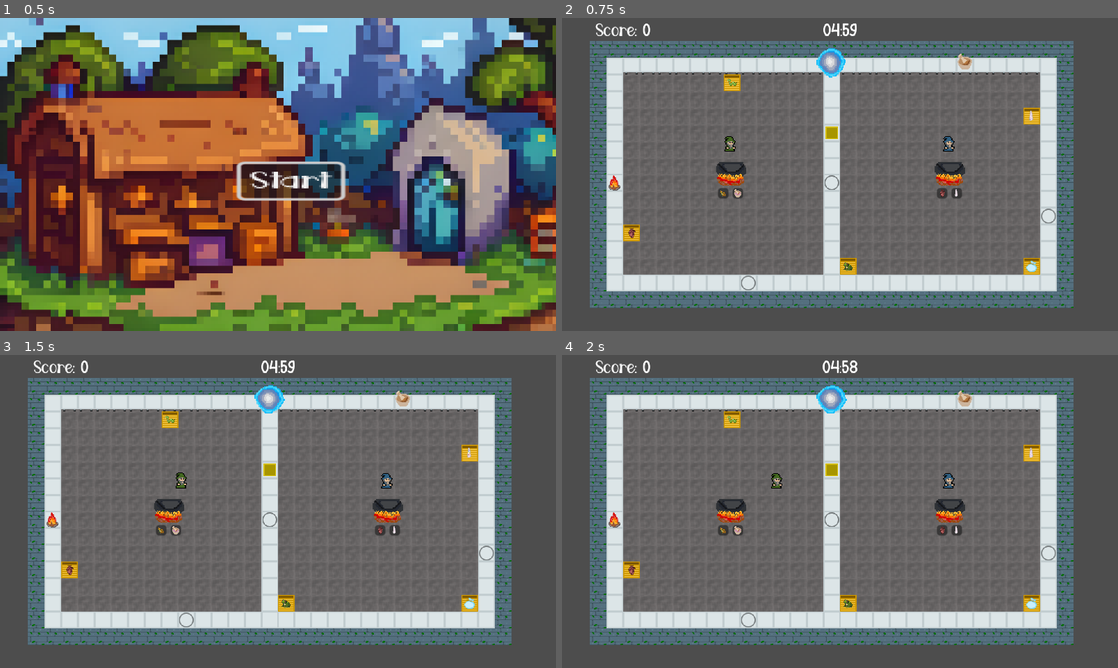
Above: before the commit, frames 1-4 (two rows, left to right).
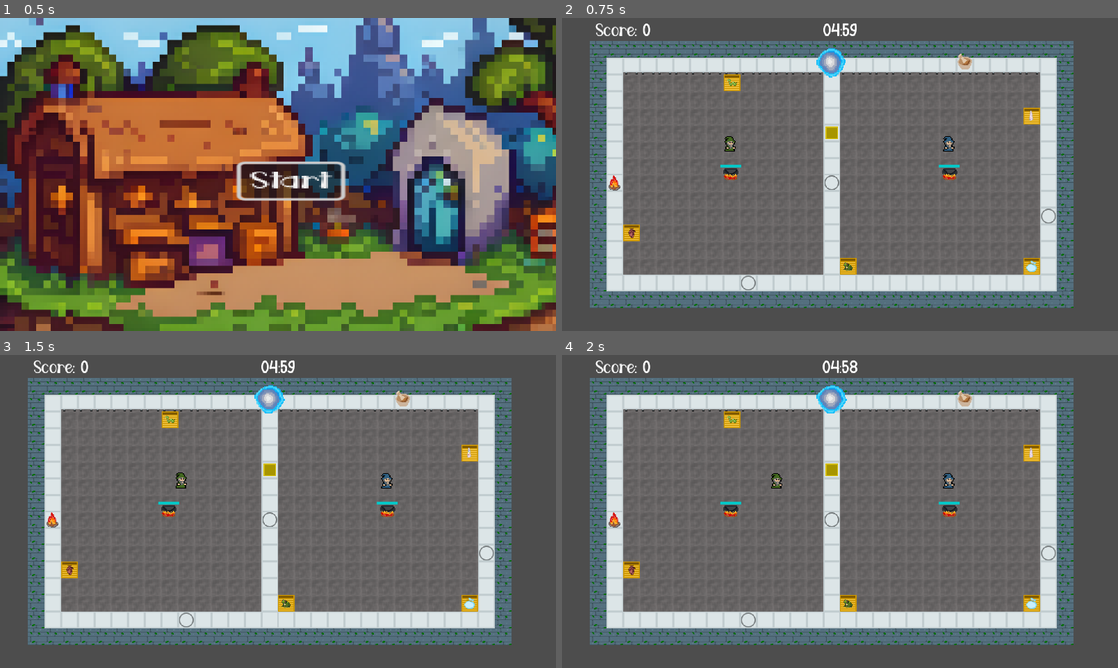
Above: after the commit, the same moments.

Repository: noriakisana/frankengamejam-2023
Game: Godot game, scene res://mainmenu/mainmenu.tscn
Same seed, same stepped clock (60 frames per second), same inputs: the game is played once before the commit and once after it.
Inputs:
- Up to frame 1 (0.5 s): no input
- Up to frame 2 (0.75 s): click "Start" at 0.5 s
- Up to frame 3 (1.5 s): tap Enter (interact_p2) at 1.25 s; hold D (walk_right_p1) from 1.28 s (still down); tap E (interact_p1) at 1.35 s
- Up to frame 4 (2 s): keep holding D (walk_right_p1)

Frame 1 is identical in both runs. In frame 2, 0.9% of the frame differs, in the area x 27-73%, y 46-58%; in frame 3, 0.9%; in frame 4, 0.9%.

Commit message:
cauldron new

Diff:
--- /dev/null
+++ b/cauldrons/caldron_on_fire.gd
@@ -0,0 +1,76 @@
+extends Sprite2D
+
+class_name Cauldron
+
+@export var interaction_distance : float = 64
+@export var processing_time = 5
+
+@onready var player_1 : Player = get_tree().get_first_node_in_group("player")
+@onready var player_2 : Player = get_tree().get_nodes_in_group("player")[1]
+
+@onready var container = $Control/HBoxContainer
+
+@onready var recipe_panel : PackedScene = preload("res://cauldrons/recipe_panel/RecipePanel.tscn")
+
+var is_processing = false
+
+var recipe = []
+
+func _ready():
+	player_1.interacted.connect(interact)
+	player_2.interacted.connect(interact)
+
+	generate_recipe()
+
+func interact(is_player_1 : bool, player_useable : Useable):
+	var player : Player
+	var distance_to_player : float
+	if is_player_1:
+		player = player_1
+		var vec_to_player_1 : Vector2 = player_1.position - position
+		distance_to_player = vec_to_player_1.length()
+	else:
+		player = player_2
+		var vec_to_player_2 : Vector2 = player_2.position - position
+		distance_to_player = vec_to_player_2.length()
+
+	if distance_to_player <= interaction_distance:
+		if is_processing: # currently cooking a potion
+			return
+		if !player_useable: # player is nothing holding in hand
+			return
+		if !player_useable is Potion:
+			pass
+		if is_needed_for_recipe(player_useable):
+			var useable_from_player = player.lose_useable()
+			remove_from_recipe(useable_from_player)
+			print(recipe)
+
+func generate_recipe():
+	recipe = [
+		load("res://ingredients/snake/snake.tres"),
+		load("res://ingredients/dragonheart/dragonheart.tres")
+	]
+
+	for child in container.get_children():
+		child.queue_free()
+
+	"""
+	for r in recipe:
+		var rp = recipe_panel.instantiate()
+		rp.get_node("Ingredient").texture = r.get_scene().get_root().texture
+		container.add_node(rp)
+	"""
+
+func is_needed_for_recipe(ingredient : Ingredient):
+	var recipe_types = []
+	for r in recipe:
+		recipe_types.append(r.type)
+
+	return recipe_types.has(ingredient.type)
+
+func remove_from_recipe(ingredient : Ingredient):
+	for r in recipe:
+		if ingredient.type == r.type:
+			recipe.erase(r)
+			break
--- /dev/null
+++ b/cauldrons/caldron_on_fire.tscn
@@ -0,0 +1,96 @@
+[gd_scene load_steps=7 format=3 uid="uid://dwbtiapktvd17"]
+
+[ext_resource type="Texture2D" uid="uid://k8k5pna5sd8o" path="res://cauldrons/caldron_on_fire.png" id="1_vt0dd"]
+[ext_resource type="Script" path="res://cauldrons/caldron_on_fire.gd" id="1_xw0hb"]
+
+[sub_resource type="RectangleShape2D" id="RectangleShape2D_40mlm"]
+size = Vector2(29, 12)
+
+[sub_resource type="Animation" id="Animation_s8qjd"]
+resource_name = "caldron_on_fire_animation"
+length = 0.30001
+loop_mode = 1
+tracks/0/type = "value"
+tracks/0/imported = false
+tracks/0/enabled = true
+tracks/0/path = NodePath("..:frame")
+tracks/0/interp = 1
+tracks/0/loop_wrap = true
+tracks/0/keys = {
+"times": PackedFloat32Array(0, 0.1, 0.2),
+"transitions": PackedFloat32Array(1, 1, 1),
+"update": 1,
+"values": [0, 1, 2]
+}
+
+[sub_resource type="Animation" id="Animation_r5spk"]
+resource_name = "incompatible_animation"
+length = 0.8
+step = 0.05
+tracks/0/type = "value"
+tracks/0/imported = false
+tracks/0/enabled = true
+tracks/0/path = NodePath(".:rotation")
+tracks/0/interp = 1
+tracks/0/loop_wrap = true
+tracks/0/keys = {
+"times": PackedFloat32Array(0, 0.05, 0.1, 0.15, 0.2, 0.25, 0.3, 0.35, 0.4, 0.45, 0.5, 0.55, 0.6, 0.65, 0.7, 0.75),
+"transitions": PackedFloat32Array(1, 1, 1, 1, 1, 1, 1, 1, 1, 1, 1, 1, 1, 1, 1, 1),
+"update": 0,
+"values": [0.174533, 0.349066, 0.174533, 0.0, -0.174533, -0.349066, -0.174533, 0.0, 0.174533, 0.349066, 0.174533, 0.0, -0.174533, -0.349066, -0.174533, 0.0]
+}
+
+[sub_resource type="AnimationLibrary" id="AnimationLibrary_jp6iy"]
+_data = {
+"caldron_on_fire_animation": SubResource("Animation_s8qjd"),
+"incompatible_animation": SubResource("Animation_r5spk")
+}
+
+[node name="caldron_on_fire" type="Sprite2D"]
+texture = ExtResource("1_vt0dd")
+vframes = 3
+script = ExtResource("1_xw0hb")
+
+[node name="StaticBody2d" type="StaticBody2D" parent="."]
+
+[node name="CollisionShape2D" type="CollisionShape2D" parent="StaticBody2d"]
+position = Vector2(0.5, 6)
+shape = SubResource("RectangleShape2D_40mlm")
+
+[node name="AnimationPlayer" type="AnimationPlayer" parent="."]
+root_node = NodePath("../StaticBody2d")
+libraries = {
+"": SubResource("AnimationLibrary_jp6iy")
+}
+
+[node name="ProcessTimer" type="Timer" parent="."]
+one_shot = true
+
+[node name="ProgressBar" type="ColorRect" parent="."]
+anchors_preset = 5
+anchor_left = 0.5
+anchor_right = 0.5
+offset_left = -36.0
+offset_top = -19.0
+offset_right = 4.0
+offset_bottom = -14.0
+grow_horizontal = 2
+size_flags_horizontal = 4
+color = Color(0, 0.780392, 0.780392, 1)
+
+[node name="Control" type="Control" parent="."]
+layout_mode = 3
+anchors_preset = 0
+offset_left = -20.0
+offset_top = 1.0
+offset_right = 20.0
+offset_bottom = 10.0
+
+[node name="HBoxContainer" type="HBoxContainer" parent="Control"]
+layout_mode = 0
+offset_top = 12.0
+offset_right = 40.0
+offset_bottom = 22.0
+alignment = 1
+
+[connection signal="timeout" from="ProcessTimer" to="." method="_on_process_timer_timeout"]
--- a/equipment/caldron_on_fire/recipe_panel/RecipePanel.tscn
+++ b/cauldrons/recipe_panel/RecipePanel.tscn
@@ -1,6 +1,6 @@
 [gd_scene load_steps=2 format=3 uid="uid://toy0swexrj4e"]
 
-[ext_resource type="Script" path="res://equipment/caldron_on_fire/recipe_panel/recipe_panel.gd" id="1_adejp"]
+[ext_resource type="Script" path="res://cauldrons/recipe_panel/recipe_panel.gd" id="1_hphmb"]
 
 [node name="RecipePanel" type="Panel"]
 custom_minimum_size = Vector2(10, 5)
@@ -12,7 +12,7 @@
 offset_bottom = -1075.0
 grow_horizontal = 2
 grow_vertical = 2
-script = ExtResource("1_adejp")
+script = ExtResource("1_hphmb")
 
 [node name="Ingredient" type="TextureRect" parent="."]
 layout_mode = 0
--- a/equipment/caldron_on_fire/caldron_on_fire.gd
+++ /dev/null
@@ -1,107 +0,0 @@
-extends Equipment
-
-class_name caldron_on_fire
-
-@export var processing_time = 5
-var ingredients = []
-
-
-@onready var panel_template = preload("res://equipment/caldron_on_fire/recipe_panel/RecipePanel.tscn")
-
-@onready var container = $Control/HBoxContainer
-
-
-func _ready():
-	super()
-	new_recipe()
-
-	$ProgressBar.visible = false
-
-	#var texture_rect = TextureRect.new()
-	#texture_rect.texture = load("res://ingredients/unicorn/unicorn1.png")
-
-func show_recipe():
-	for item_type in recipe:
-		var ingredient = panel_template.instantiate()
-		ingredient.type = item_type
-		var texture_rect = ingredient.get_child(0)
-		texture_rect.set_texture(get_ingredient_img(item_type))
-
-		container.add_child(ingredient)
-
-
-
-
-func get_ingredient_img(ingredient_type: Type):
-	if ingredient_type == Ingredient.Type.FAIRYDUST:
-		return load("res://ingredients/fairydust/fairydust.png")
-	elif ingredient_type == Ingredient.Type.UNICORN:
-		return load("res://ingredients/unicorn/unicorn1.png")
-	elif ingredient_type == Ingredient.Type.GRINDED_UNICORN:
-		return load("res://ingredients/grinded_unicorn/grinded_unicorn.png")
-	elif ingredient_type == Ingredient.Type.FROG:
-		return load("res://ingredients/frog/frog.png")
-	elif ingredient_type == Ingredient.Type.FRIED_FROG:
-		return load("res://ingredients/fried_frog/fried_frog.png")
-	elif ingredient_type == Ingredient.Type.HEART:
-		return load("res://ingredients/dragonheart/dragonheart.png")
-	elif ingredient_type == Ingredient.Type.SNAKE:
-		return load("res://ingredients/snake/snake.png")
-	elif ingredient_type == Ingredient.Type.CHOPPED_HEART:
-		return load("res://ingredients/dragonheartslices/dragonheartslices.png")
-	elif ingredient_type == Ingredient.Type.FRIED_SNAKE:
-		return load("res://ingredients/fried_snake/fried_snake.png")
-
-
-func _process(delta):
-	super(delta)
-	if is_processing:
-		var bar_width = ((processing_time - $ProcessTimer.time_left) / processing_time) * 40.0
-		$ProgressBar.size.x = bar_width
-
-
-func is_compatible(useable : Useable):
-	return recipe.has(useable.type)
-
-func new_recipe():
-	recipeSize = recipe.size()
-	recipe.clear()
-	var num = randi_range(1,3)
-	var item
-	for i in range(num):
-		item = randi() % Ingredient.ingredients.size()
-		recipe.append(Ingredient.ingredients[item])
-	show_recipe()
-
-
-func process_potion():
-	is_processing = true
-	$ProgressBar.visible = true
-	$ProcessTimer.wait_time = processing_time
-	$ProcessTimer.start()
-	$AnimationPlayer.play("caldron_on_fire_animation")
-
-func start_processing():
-
-	var fullfilled = true
-	for ingredient in recipe:
-		if !ingredients.has(ingredient):
-			fullfilled = false
-	if fullfilled:
-		new_recipe()
-		process_potion()
-
-func item_added_to_caldron(type: Type):
-	for panel in container.get_children():
-		if type == panel.type:
-			container.remove_child(panel)
-			break
-
-func _on_process_timer_timeout():
-		placed_useable = load("res://traenke/trank_green/green_potion.tres")
-		useable_node = placed_useable.get_scene()
-		useable_node.scale = Vector2(0.7, 0.7)
-		add_child(useable_node)
-		is_processing = false
-		$ProgressBar.visible = false
-		$AnimationPlayer.stop()
--- a/equipment/caldron_on_fire/caldron_on_fire.tscn
+++ /dev/null
@@ -1,96 +0,0 @@
-[gd_scene load_steps=7 format=3 uid="uid://dwbtiapktvd17"]
-
-[ext_resource type="Texture2D" uid="uid://b4v888woome6q" path="res://equipment/caldron_on_fire/caldron_on_fire.png" id="1_vt0dd"]
-[ext_resource type="Script" path="res://equipment/caldron_on_fire/caldron_on_fire.gd" id="1_xw0hb"]
-
-[sub_resource type="RectangleShape2D" id="RectangleShape2D_40mlm"]
-size = Vector2(29, 12)
-
-[sub_resource type="Animation" id="Animation_s8qjd"]
-resource_name = "caldron_on_fire_animation"
-length = 0.30001
-loop_mode = 1
-tracks/0/type = "value"
-tracks/0/imported = false
-tracks/0/enabled = true
-tracks/0/path = NodePath("..:frame")
-tracks/0/interp = 1
-tracks/0/loop_wrap = true
-tracks/0/keys = {
-"times": PackedFloat32Array(0, 0.1, 0.2),
-"transitions": PackedFloat32Array(1, 1, 1),
-"update": 1,
-"values": [0, 1, 2]
-}
-
-[sub_resource type="Animation" id="Animation_r5spk"]
-resource_name = "incompatible_animation"
-length = 0.8
-step = 0.05
-tracks/0/type = "value"
-tracks/0/imported = false
-tracks/0/enabled = true
-tracks/0/path = NodePath(".:rotation")
-tracks/0/interp = 1
-tracks/0/loop_wrap = true
-tracks/0/keys = {
-"times": PackedFloat32Array(0, 0.05, 0.1, 0.15, 0.2, 0.25, 0.3, 0.35, 0.4, 0.45, 0.5, 0.55, 0.6, 0.65, 0.7, 0.75),
-"transitions": PackedFloat32Array(1, 1, 1, 1, 1, 1, 1, 1, 1, 1, 1, 1, 1, 1, 1, 1),
-"update": 0,
-"values": [0.174533, 0.349066, 0.174533, 0.0, -0.174533, -0.349066, -0.174533, 0.0, 0.174533, 0.349066, 0.174533, 0.0, -0.174533, -0.349066, -0.174533, 0.0]
-}
-
-[sub_resource type="AnimationLibrary" id="AnimationLibrary_jp6iy"]
-_data = {
-"caldron_on_fire_animation": SubResource("Animation_s8qjd"),
-"incompatible_animation": SubResource("Animation_r5spk")
-}
-
-[node name="caldron_on_fire" type="Sprite2D"]
-texture = ExtResource("1_vt0dd")
-vframes = 3
-script = ExtResource("1_xw0hb")
-
-[node name="StaticBody2d" type="StaticBody2D" parent="."]
-
-[node name="CollisionShape2D" type="CollisionShape2D" parent="StaticBody2d"]
-position = Vector2(0.5, 6)
-shape = SubResource("RectangleShape2D_40mlm")
-
-[node name="AnimationPlayer" type="AnimationPlayer" parent="."]
-root_node = NodePath("../StaticBody2d")
-libraries = {
-"": SubResource("AnimationLibrary_jp6iy")
-}
-
-[node name="ProcessTimer" type="Timer" parent="."]
-one_shot = true
-
-[node name="ProgressBar" type="ColorRect" parent="."]
-anchors_preset = 5
-anchor_left = 0.5
-anchor_right = 0.5
-offset_left = -36.0
-offset_top = -19.0
-offset_right = 4.0
-offset_bottom = -14.0
-grow_horizontal = 2
-size_flags_horizontal = 4
-color = Color(0, 0.780392, 0.780392, 1)
-
-[node name="Control" type="Control" parent="."]
-layout_mode = 3
-anchors_preset = 0
-offset_left = -20.0
-offset_top = 1.0
-offset_right = 20.0
-offset_bottom = 10.0
-
-[node name="HBoxContainer" type="HBoxContainer" parent="Control"]
-layout_mode = 0
-offset_top = 12.0
-offset_right = 40.0
-offset_bottom = 22.0
-alignment = 1
-
-[connection signal="timeout" from="ProcessTimer" to="." method="_on_process_timer_timeout"]
--- a/equipment/caldron_on_fire/caldron_on_fire_left.gd
+++ /dev/null
@@ -1,7 +0,0 @@
-extends caldron_on_fire
-
-class_name caldron_on_fire_left
-
-func _ready():
-	recipeSize = recipe.size()
-	super()
--- a/equipment/caldron_on_fire/caldron_on_fire_right.gd
+++ /dev/null
@@ -1,7 +0,0 @@
-extends caldron_on_fire
-
-class_name caldron_on_fire_right
-
-func _ready():
-	recipeSize = recipe.size()
-	super()
--- a/ingredients/ingredient.gd
+++ b/ingredients/ingredient.gd
@@ -12,8 +12,8 @@
 	SNAKE,
 	CHOPPED_HEART,
 	FRIED_SNAKE
-}# Always add items to Type and ingredients, and add png in caldron_on_fire if-statement
-const ingredients = [Type.FAIRYDUST, Type.UNICORN,Type.GRINDED_UNICORN, Type.FROG, Type.FRIED_FROG, Type.HEART, Type.SNAKE, Type.CHOPPED_HEART, Type.FRIED_SNAKE]
+}
+
 @export var type : Type
 
 func get_scene():
--- a/main.tscn
+++ b/main.tscn
@@ -12,13 +12,11 @@
 [ext_resource type="PackedScene" uid="uid://b0qqscc3yl72j" path="res://bins/bin.tscn" id="7_ui7ao"]
 [ext_resource type="PackedScene" uid="uid://dbg04egj6hkiu" path="res://equipment/fireplace/fireplace.tscn" id="8_8rbuo"]
 [ext_resource type="PackedScene" uid="uid://djphhge7lb61q" path="res://equipment/mortar/mortar.tscn" id="11_s1vc2"]
-[ext_resource type="PackedScene" uid="uid://dwbtiapktvd17" path="res://equipment/caldron_on_fire/caldron_on_fire.tscn" id="12_y8u6k"]
-[ext_resource type="Script" path="res://equipment/caldron_on_fire/caldron_on_fire_left.gd" id="13_20xda"]
+[ext_resource type="PackedScene" uid="uid://dwbtiapktvd17" path="res://cauldrons/caldron_on_fire.tscn" id="12_y8u6k"]
 [ext_resource type="Script" path="res://score.gd" id="13_dmlrm"]
 [ext_resource type="PackedScene" uid="uid://cs5xf0xnx3rqd" path="res://equipment/portal/portal.tscn" id="13_oyv04"]
-[ext_resource type="Script" path="res://equipment/caldron_on_fire/caldron_on_fire_right.gd" id="14_6jdh6"]
 [ext_resource type="Script" path="res://ingredients/ingredient.gd" id="14_y6fyp"]
-[ext_resource type="FontFile" uid="uid://dak3jql4a10vs" path="res://fonts/Antique Witch.otf" id="17_2xx80"]
+[ext_resource type="FontFile" uid="uid://b6hvtrvitp100" path="res://fonts/Antique Witch.otf" id="17_2xx80"]
 
 [sub_resource type="TileSetAtlasSource" id="TileSetAtlasSource_0v1r0"]
 texture = ExtResource("1_l7bjk")
@@ -125,16 +123,6 @@
 [node name="Mortar" parent="YSortStuff/Equipments" instance=ExtResource("11_s1vc2")]
 position = Vector2(240, -216)
 
-[node name="CaldronLeft" parent="YSortStuff/Equipments" instance=ExtResource("12_y8u6k")]
-position = Vector2(-210, 0)
-scale = Vector2(2, 2)
-script = ExtResource("13_20xda")
-
-[node name="CaldronRight" parent="YSortStuff/Equipments" instance=ExtResource("12_y8u6k")]
-position = Vector2(210, 0)
-scale = Vector2(2, 2)
-script = ExtResource("14_6jdh6")
-
 [node name="Portal" parent="YSortStuff/Equipments" instance=ExtResource("13_oyv04")]
 position = Vector2(-17, -216)
 scale = Vector2(2, 2)
@@ -165,6 +153,18 @@
 y_sort_enabled = true
 position = Vector2(-207, -176)
 ingredient = SubResource("Resource_2i0au")
+
+[node name="Cauldrons" type="Node2D" parent="YSortStuff"]
+
+[node name="CauldronLeft" parent="YSortStuff/Cauldrons" instance=ExtResource("12_y8u6k")]
+position = Vector2(-210, 0)
+interaction_distance = 64.0
+processing_time = 5
+
+[node name="CauldronRight" parent="YSortStuff/Cauldrons" instance=ExtResource("12_y8u6k")]
+position = Vector2(210, 0)
+interaction_distance = 64.0
+processing_time = 5
 
 [node name="ScoreText" type="Label" parent="." groups=["label"]]
 offset_left = -469.0
Renamed: equipment/caldron_on_fire/caldron_on_fire.png -> cauldrons/caldron_on_fire.png
Renamed: equipment/caldron_on_fire/caldron_on_fire1.png -> cauldrons/caldron_on_fire1.png
Renamed: equipment/caldron_on_fire/caldron_on_fire2.png -> cauldrons/caldron_on_fire2.png
Renamed: equipment/caldron_on_fire/caldron_on_fire3.png -> cauldrons/caldron_on_fire3.png
Renamed: equipment/caldron_on_fire/recipe_panel/recipe_panel.gd -> cauldrons/recipe_panel/recipe_panel.gd
Binary file removed: equipment/caldron_on_fire/caldron_on_fire.aseprite
Not shown: 1 places in ingredients/snake/snake.tscn that only renumber resources
Not shown: 1 places in main.tscn that only renumber resources
